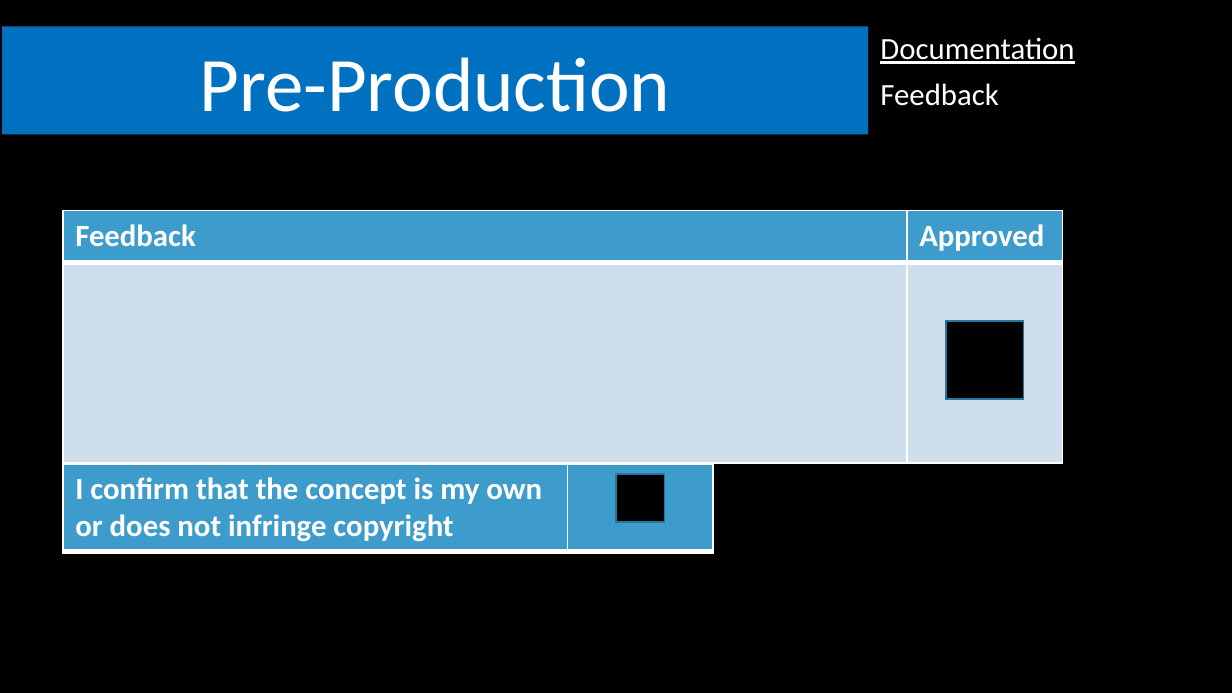
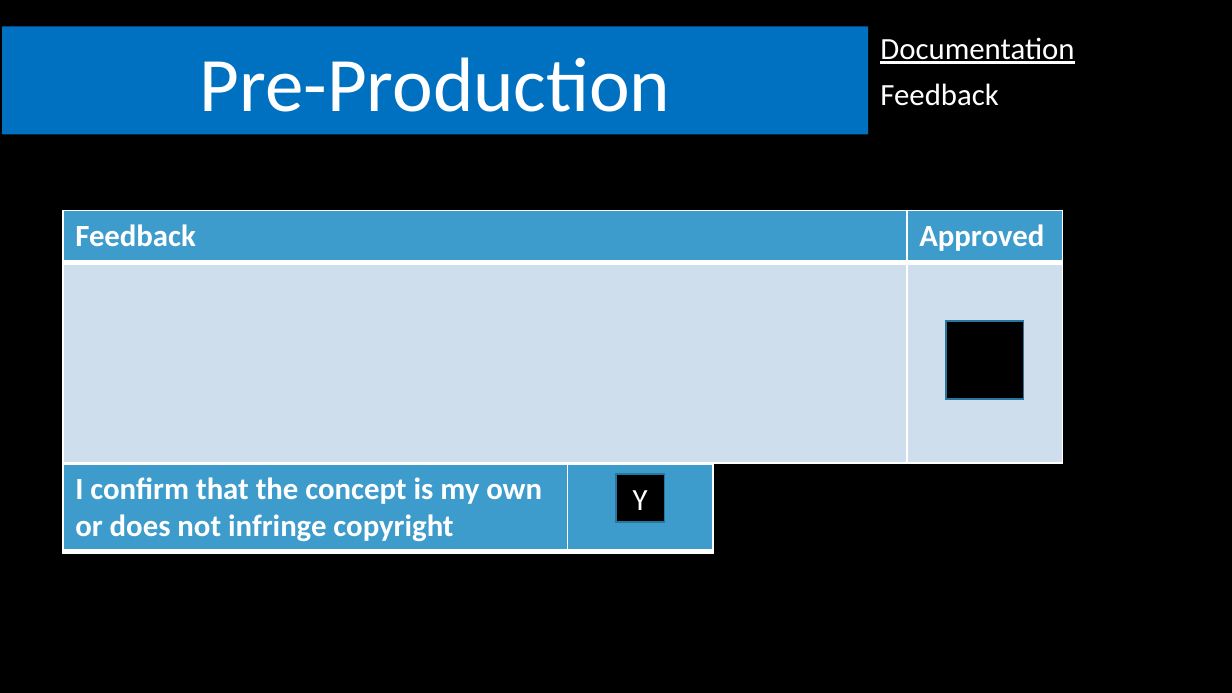
Before and after one commit to Cyzoc/AIEConner, a slide deck: slide 20 of Pre_production/Documents/Workbook/Workbook 3.pptx. Drawn at 1232x693 pixels with LibreOffice and Linux fonts; fonts in the diff are those of the drawing; background and template pictures are left out. Boxes give left, top, right and bottom in pixels: in the first picture for what was removed or moved away, otherwise in the second. Text is boxed around its words. In the diff, an @@ line names an element or a change of style, - is before the commit and + after.

```diff
--- a/Pre_production/Documents/Workbook/Workbook 3.pptx
+++ b/Pre_production/Documents/Workbook/Workbook 3.pptx
@@ text in rectangle at [633, 490, 648, 510]: text added @@
+Y
```
Also in this commit, not shown: 5 other slides changed, 2 other files.
